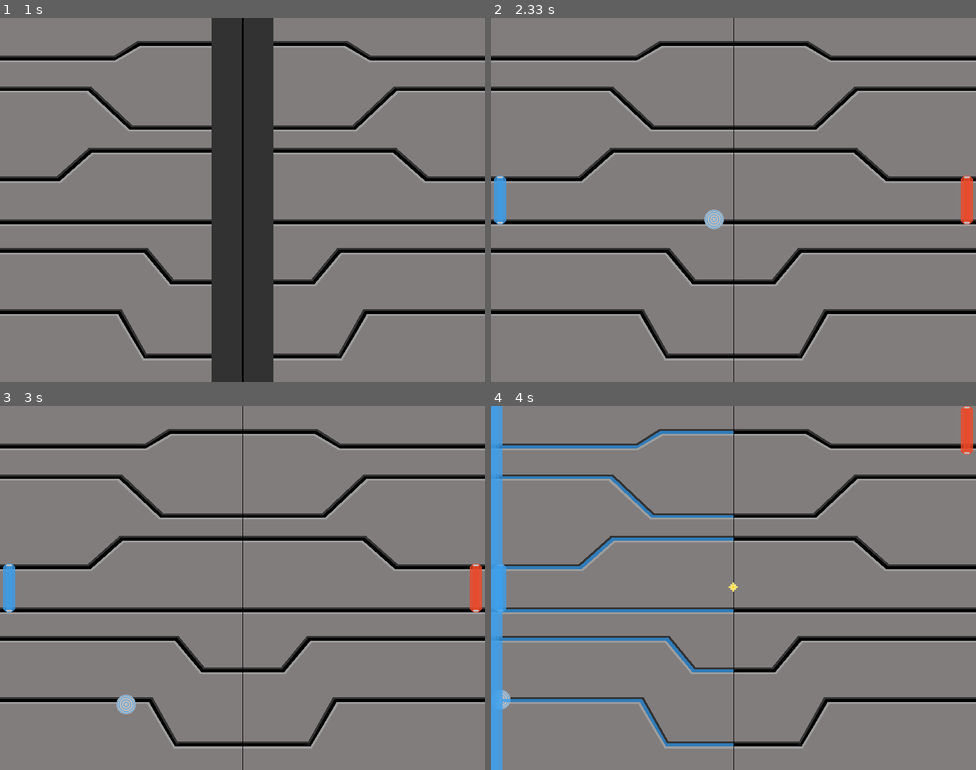
Above: before the commit, frames 1-4 (two rows, left to right).
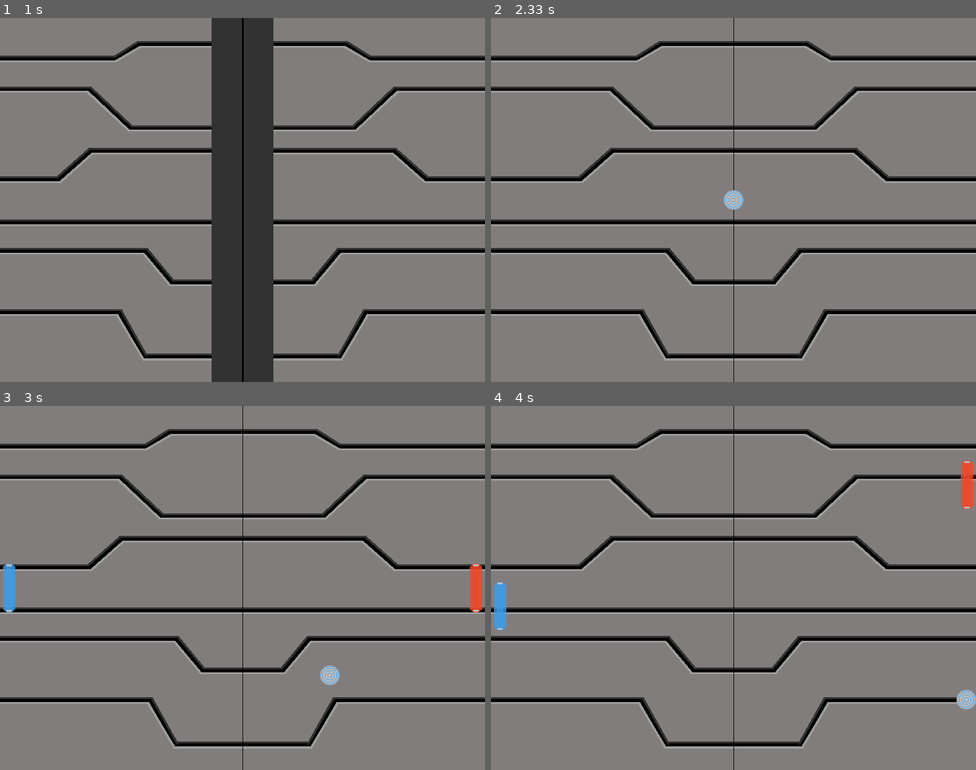
Above: after the commit, the same moments.

Repository: MarcinCichy/TronG---game-with-animation-and-sounds---Pygame
Game: pygame game, started from pong_v2.py
Two runs of this game, one before a commit and one after it. Both use one fixed random seed, a clock stepped at 60 frames per second and the inputs below.
Inputs:
- Up to frame 1 (1 s): no input
- Up to frame 2 (2.33 s): no input
- Up to frame 3 (3 s): no input
- Up to frame 4 (4 s): hold Up 3.33-3.8 s; hold Down from 3.83 s (still down); tap Z at 3.9 s; tap A at 3.98 s

Frame 1 is identical in both runs. In frame 2, 1.0% of the frame differs, in the area x 0-100%, y 43-58%; in frame 3, 0.3%; in frame 4, 5.6%, in the area x 0-100%, y 0-100%.

Commit message:
The disk's more smooth animation

Diff:
--- a/Board.py
+++ b/Board.py
@@ -37,7 +37,7 @@
 		screen.blit(self.bg_img_right, (401, 0))
 
 
-class FillBoard:
+class FillBoard():
 	def __init__(self):
 		self.bg_img_left_fill = pygame.image.load('pics/bkg_left_fill_alpha.png').convert_alpha()
 		self.bg_img_right_fill = pygame.image.load('pics/bkg_right_fill_alpha.png').convert_alpha()
@@ -47,5 +47,4 @@
 			screen.blit(self.bg_img_left_fill, (0, 0))  # left half of background move by left top corner
 		else:
 			screen.blit(self.bg_img_right_fill, (400, 0))  # right half of background move by right top corner
-
 		pygame.display.update()  # update display every frame
--- a/Disk.py
+++ b/Disk.py
@@ -29,11 +29,14 @@
 		# self.vector_right.xy = 800, 300
 
 	def disk_start(self):
-		pygame.time.delay(50)
+		#self.static_background.board_static()
+		# pygame.time.delay(50)
 		self.disk_ingame_pos.center = (SCREEN_HALF_WIDTH, SCREEN_HALF_HIGHT)
-		print(self.disk_ingame_pos)
 		self.disk_appears_anim()
+		self.speed_x *= random.choice((1, -1))
+		self.speed_y *= random.choice((1, -1))
 		screen.blit(self.disk_ingame_img, self.disk_ingame_pos)
+		pygame.time.delay(250)
 		#pygame.display.update()
 
 	def disk_appears_anim(self):
--- a/functions.py
+++ b/functions.py
@@ -19,3 +19,7 @@
 
 	if Disk.disk_ingame_pos.left <= 0:
 		Board.fill_board("left")
+
+def start_game():
+	background.board_appearance()  # it should be run only once at start and every time when point is hit
+	disk.disk_start()
--- a/pong_v2.py
+++ b/pong_v2.py
@@ -28,7 +28,6 @@
 
 def start_game():
 	background.board_appearance()  # it should be run only once at start and every time when point is hit
-	#disk.disk_appears_anim()
 	disk.disk_start()
 
 start_game()
@@ -44,17 +43,22 @@
 	if disk.disk_ingame_pos.bottom >= SCREEN_HIGHT or disk.disk_ingame_pos.top <= 0:
 		disk.speed_y *= -1
 		disk.disk_after_bounc()
-
+	# -----------------------------------------------------------------------------------------------------
 	if disk.disk_ingame_pos.right >= SCREEN_WIDTH:
 		filldboard.fill_board("right")
+		background.board_static()  # -> check it
+		pygame.time.delay(650)
+
 		disk.disk_start()
-		pygame.time.delay(50)
+		#pygame.time.delay(50)
 
 	if disk.disk_ingame_pos.left <= 0:
 		filldboard.fill_board("left")
+		background.board_static()  # -> check it
+		pygame.time.delay(650)
 		disk.disk_start()
-		pygame.time.delay(50)
-
+		#pygame.time.delay(50)
+	# -----------------------------------------------------------------------------------------------------
 	for event in pygame.event.get():
 		if event.type == pygame.QUIT:
 			pygame.quit()
